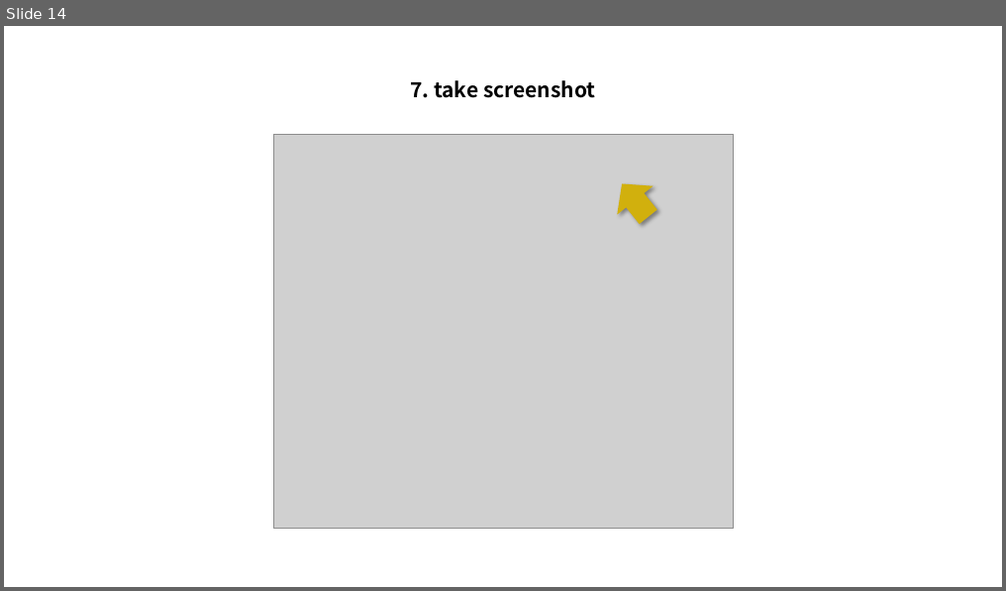
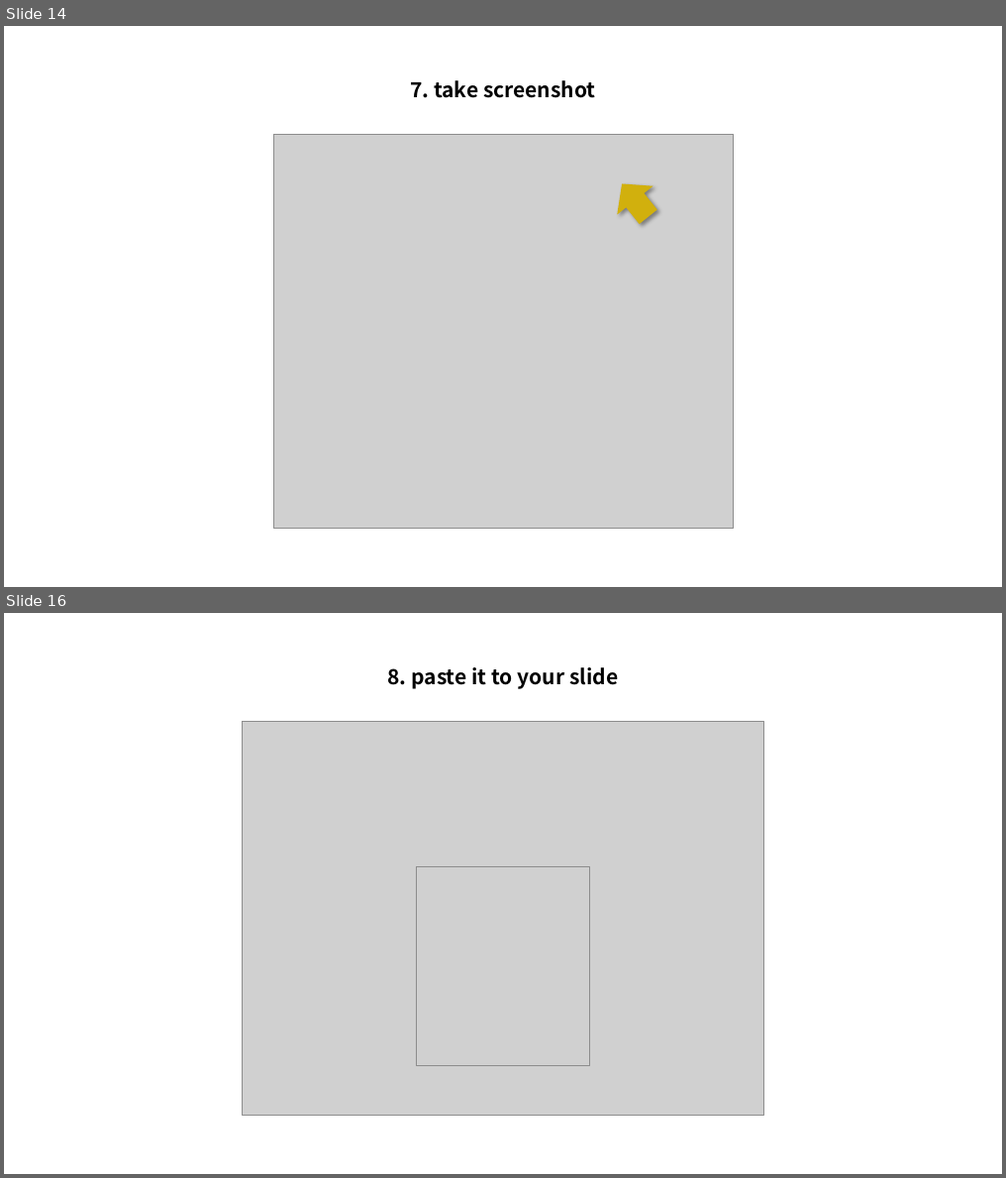
Before and after one commit to nakayama-kazuki/202x, a slide deck: stick-figure/stick-figure-help.pptx. Shown one above the other, each under a label of ours: slide 14 before the commit, slides 14 and 16 after it; the slides between them are not shown. The pictures are 1006x591 and 1006x1178 pixels, drawn with LibreOffice and Linux fonts; fonts in the diff are those of the drawing; grey boxes stand for pictures. Boxes give left, top, right and bottom in pixels: in the first picture for what was removed or moved away, otherwise in the second. Text is boxed around its words. In the diff, an @@ line names an element or a change of style, - is before the commit and + after.

```diff
--- a/stick-figure/stick-figure-help.pptx
+++ b/stick-figure/stick-figure-help.pptx
@@ slide 16 added at (x1=4, y1=613, x2=1002, y2=1174), background #FFFFFF @@
@@ text added at (x1=387, y1=667, x2=618, y2=689), 20 pt, text #000000, bold @@
+8. paste it to your slide
@@ picture added at (x1=242, y1=722, x2=764, y2=1115) @@
@@ picture added at (x1=417, y1=866, x2=589, y2=1065) @@
```
Also in this commit, not shown: 1 slide changed, 1 slide removed, 1 other file.
